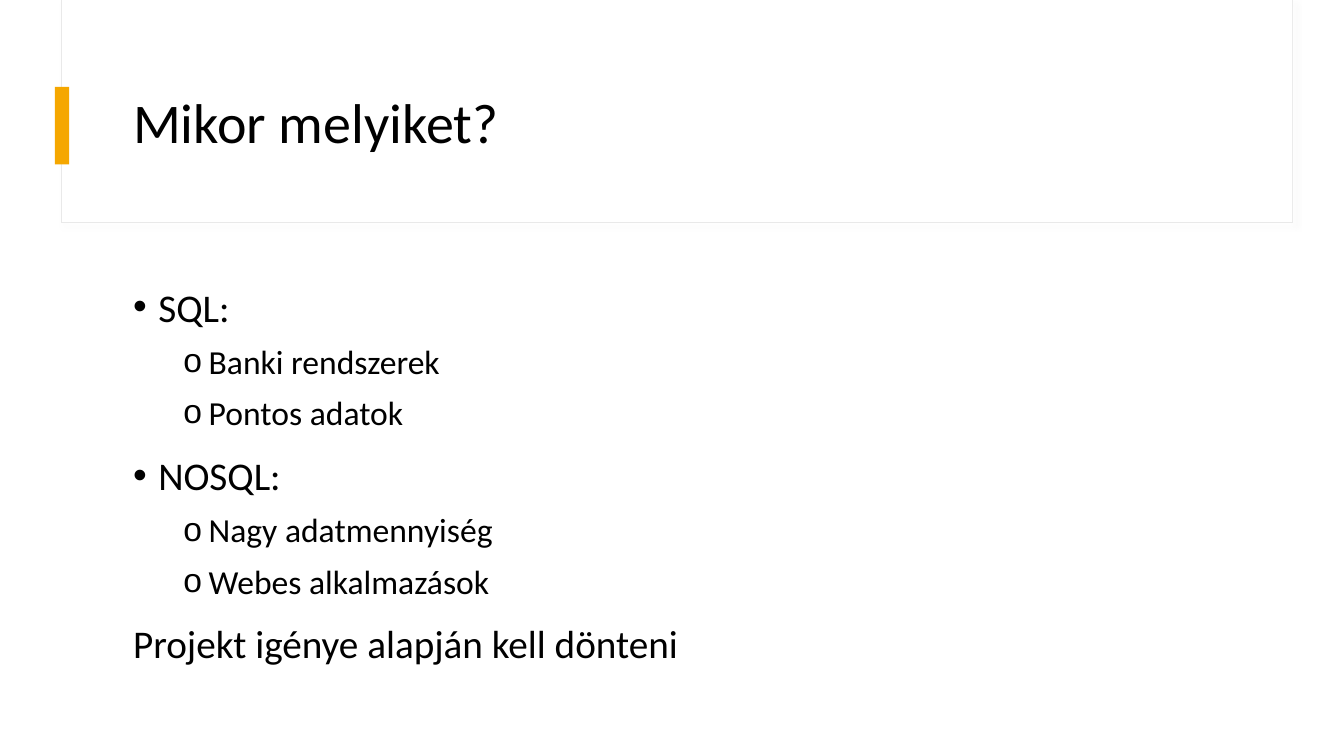
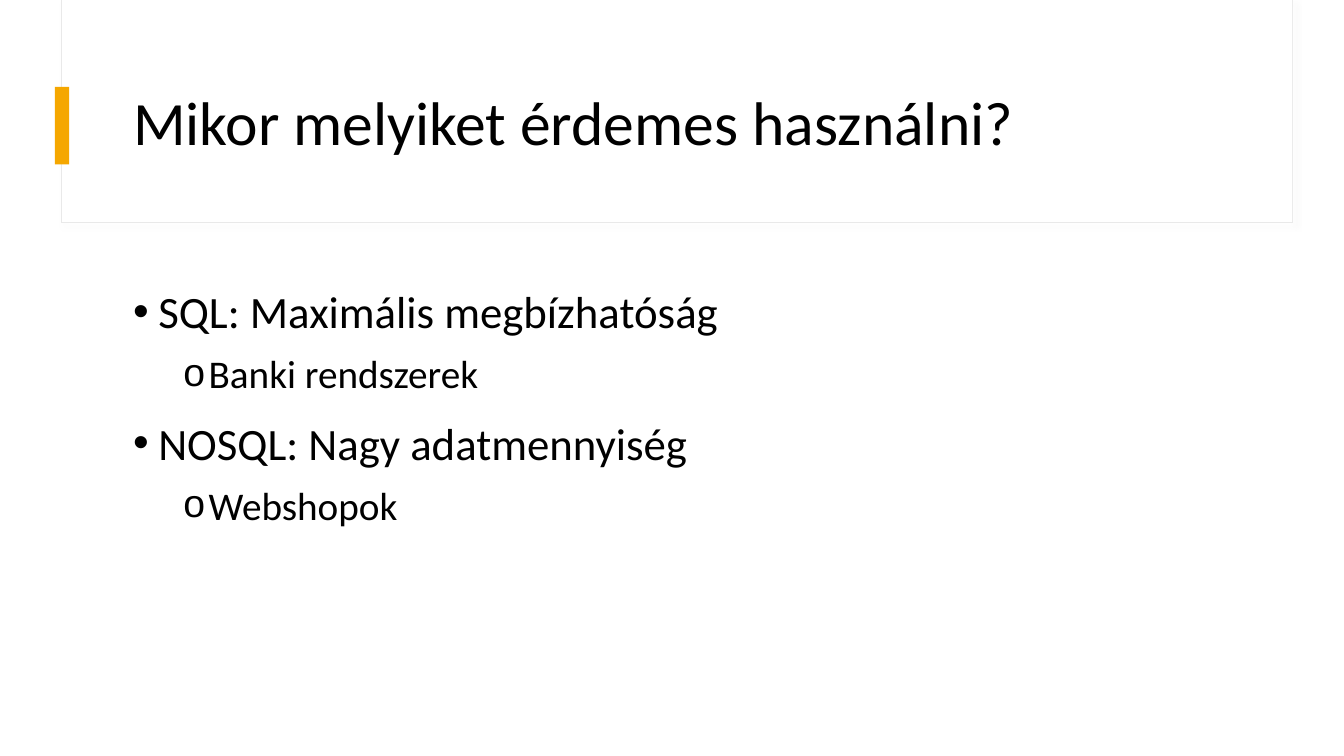
Before and after one commit to LukaPollo/NoSQL-Sql-ElasticSearch-IKT, a slide deck: slide 8 of presentation/IKT NoSql Sql Elastic Search.pptx (slide 6 before the commit). Drawn at 1344x756 pixels with LibreOffice and Linux fonts; fonts in the diff are those of the drawing. Boxes give left, top, right and bottom in pixels: in the first picture for what was removed or moved away, otherwise in the second. Text is boxed around its words. In the diff, an @@ line names an element or a change of style, - is before the commit and + after.

Commit message:
Final commit

```diff
--- a/presentation/IKT NoSql Sql Elastic Search.pptx
+++ b/presentation/IKT NoSql Sql Elastic Search.pptx
@@ title at [133, 102, 1013, 155]: text changed; size 40 to 44 pt @@
-Mikor melyiket?
+Mikor melyiket érdemes használni?
@@ text at [158, 297, 717, 336]: text changed; size 28 to 32 pt @@
-• SQL:
+• SQL: Maximális megbízhatóság
@@ text at [209, 360, 478, 389]: size 24 to 28 pt in "Banki rendszerek" @@
@@ text at [158, 429, 687, 527]: text changed; size 24 to 32 pt @@
-  o Pontos adatok
-• NOSQL:
-  o Nagy adatmennyiség
-  o Webes alkalmazások
-Projekt igénye alapján kell dönteni
+• NOSQL: Nagy adatmennyiség
+  o Webshopok
```
Also in this commit, not shown: 3 other slides changed, 2 slides added.
